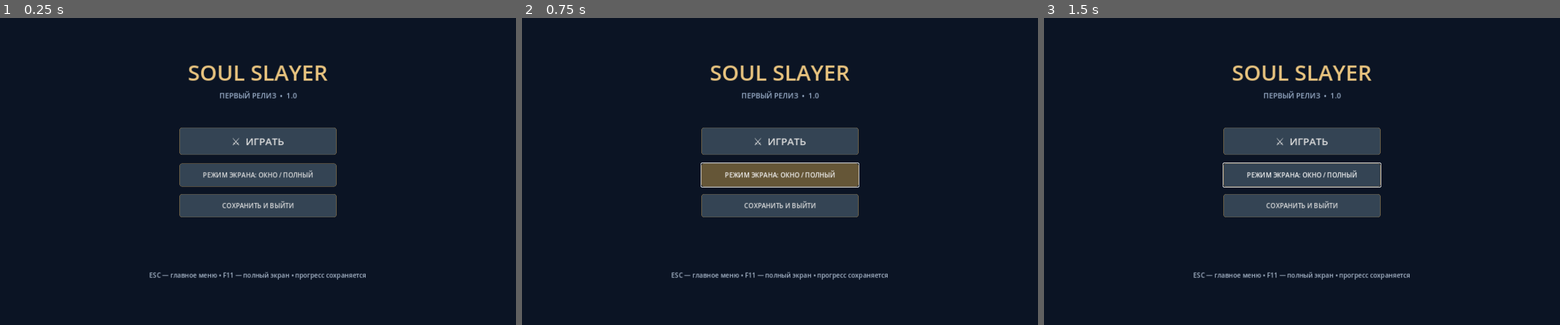
Above: before the commit, frames 1-3 (left to right).
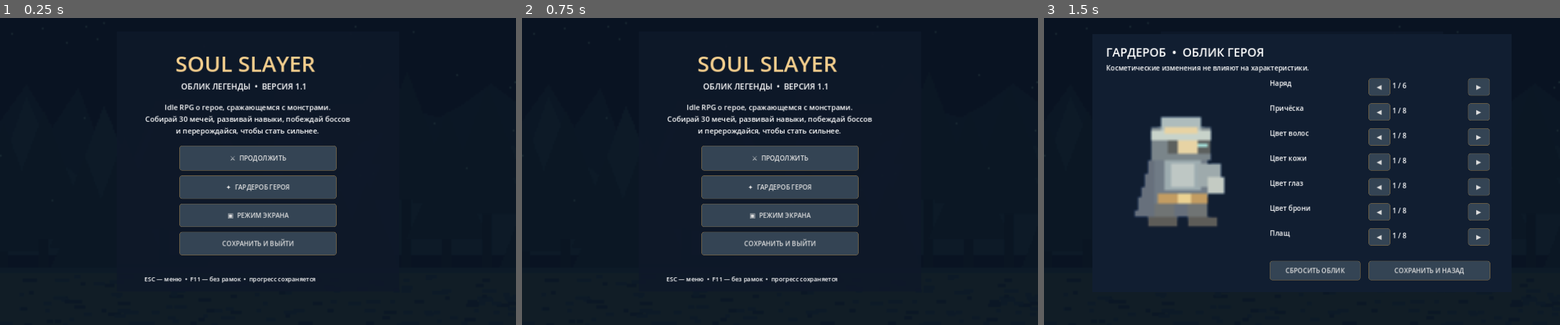
Above: after the commit, the same moments.

Repository: deathbyexe/SoulSlayer
Game: Godot game, scene res://main.tscn
The game is run twice, just before and just after one commit, with the same random seed, the same clock (stepped at 60 frames per second) and the same inputs.
Inputs (mouse positions are in pixels of both pictures, inside the frame that each line leads up to):
- Up to frame 1 (0.25 s): no input
- Up to frame 2 (0.75 s): click (780, 174) at 0.5 s, where only the run before the commit has a clickable "РЕЖИМ ЭКРАНА: ОКНО / ПОЛНЫЙ"
- Up to frame 3 (1.5 s): click (1302, 186) at 1.25 s, where only the run after the commit has a clickable "✦ ГАРДЕРОБ ГЕРОЯ"

The runs differ from the first frame. In frame 1, 12% of the frame differs, in the area x 28-71%, y 12-87%; in frame 2, 13%; in frame 3, 20%, in the area x 12-87%, y 9-86%.
Error before the commit: Invalid assignment of property or key 'volume_linear' with value of type 'float' on a base object of type 'AudioStreamPlayer'. (res://main.gd:244)
Error after the commit: Invalid assignment of property or key 'volume_linear' with value of type 'float' on a base object of type 'AudioStreamPlayer'. (res://main.gd:254)

Commit message:
Soul Slayer 1.1

Diff:
--- a/main.gd
+++ b/main.gd
@@ -40,6 +40,16 @@
 var main_menu_root: Control
 var game_started: bool = false
 var menu_status: Label
+var wardrobe_panel: Control
+var wardrobe_preview: Control
+var avatar_style: Array[int] = [0,0,0,0,0,0,0]
+var window_mode_setting: int = 0
+const STYLE_OPTIONS = [6,8,8,8,8,8,8]
+const STYLE_NAMES = ["Наряд","Причёска","Цвет волос","Цвет кожи","Цвет глаз","Цвет брони","Плащ"]
+const STYLE_COLORS = ["#e7d3a4","#cf8b57","#4e2f30","#f5e7cb","#a8e6ff","#7e8dba","#b49c5d","#d7a1e6"]
+var wardrobe_value_labels: Array[Label] = []
+var wardrobe_avatar: TextureRect
+var weapon_icons: Array[Texture2D] = []
 var offline_gold_last: int = 0
 var offline_xp_last: int = 0
 
@@ -301,12 +311,15 @@
 	texture_filter = CanvasItem.TEXTURE_FILTER_NEAREST
 	owned.resize(30)
 	load_game()
+	apply_window_mode()
+	for i in range(30):
+		weapon_icons.append(load("res://assets/weapons/sword_%02d.png" % i))
 	frontier = maxi(frontier,stage)
 	best_stage_ever = maxi(best_stage_ever,frontier)
 	calculate_offline_rewards()
 	refresh_calendar()
 	spawn_enemy()
-	var t := make_label("SOUL SLAYER  /  1.0", Vector2(24,12), 27)
+	var t := make_label("SOUL SLAYER  /  1.1", Vector2(24,12), 27)
 	t.modulate = Color("#edcb87")
 	stats = make_label("", Vector2(390,18), 20)
 	xp_bar = ProgressBar.new()
@@ -384,38 +397,137 @@
 	backdrop.set_anchors_and_offsets_preset(Control.PRESET_FULL_RECT)
 	backdrop.mouse_filter = Control.MOUSE_FILTER_STOP
 	main_menu_root.add_child(backdrop)
-	var title := Label.new()
-	title.text = "SOUL SLAYER"
-	title.position = Vector2(345,135)
-	title.size = Vector2(590,75)
-	title.horizontal_alignment = HORIZONTAL_ALIGNMENT_CENTER
-	title.add_theme_font_size_override("font_size",54)
-	title.add_theme_color_override("font_color",Color("#e9c47f"))
-	main_menu_root.add_child(title)
-	var subtitle := Label.new()
-	subtitle.text = "ПЕРВЫЙ РЕЛИЗ  •  1.0"
-	subtitle.position = Vector2(390,218)
-	subtitle.size = Vector2(500,35)
-	subtitle.horizontal_alignment = HORIZONTAL_ALIGNMENT_CENTER
-	subtitle.add_theme_font_size_override("font_size",18)
-	subtitle.add_theme_color_override("font_color",Color("#9eb2cd"))
-	main_menu_root.add_child(subtitle)
-	var play := make_button("⚔  ИГРАТЬ",Vector2(445,310),Vector2(390,68),main_menu_root)
-	play.add_theme_font_size_override("font_size",25)
+	var artwork := TextureRect.new()
+	artwork.texture = BG
+	artwork.position = Vector2(0,0)
+	artwork.size = Vector2(1280,800)
+	artwork.expand_mode = TextureRect.EXPAND_IGNORE_SIZE
+	artwork.stretch_mode = TextureRect.STRETCH_SCALE
+	artwork.modulate = Color(0.30,0.40,0.56,0.33)
+	main_menu_root.add_child(artwork)
+	var panel := ColorRect.new()
+	panel.color = Color(0.055,0.095,0.16,0.91)
+	panel.position = Vector2(290,72)
+	panel.size = Vector2(700,645)
+	main_menu_root.add_child(panel)
+	var title := make_label("SOUL SLAYER",Vector2(435,113),54,main_menu_root)
+	title.modulate = Color("#f3ce8d")
+	make_label("ОБЛИК ЛЕГЕНДЫ  •  ВЕРСИЯ 1.1",Vector2(449,194),20,main_menu_root)
+	var description := make_label("Idle RPG о герое, сражающемся с монстрами.\nСобирай 30 мечей, развивай навыки, побеждай боссов\nи перерождайся, чтобы стать сильнее.",Vector2(360,247),18,main_menu_root)
+	description.horizontal_alignment = HORIZONTAL_ALIGNMENT_CENTER
+	var play := make_button("⚔  ПРОДОЛЖИТЬ",Vector2(445,355),Vector2(390,62),main_menu_root)
 	play.pressed.connect(start_game)
-	var fullscreen := make_button("РЕЖИМ ЭКРАНА: ОКНО / ПОЛНЫЙ",Vector2(445,399),Vector2(390,58),main_menu_root)
-	fullscreen.pressed.connect(toggle_fullscreen)
-	var quit := make_button("СОХРАНИТЬ И ВЫЙТИ",Vector2(445,475),Vector2(390,58),main_menu_root)
+	var look := make_button("✦  ГАРДЕРОБ ГЕРОЯ",Vector2(445,429),Vector2(390,58),main_menu_root)
+	look.pressed.connect(open_wardrobe)
+	var fullscreen := make_button("▣  РЕЖИМ ЭКРАНА",Vector2(445,499),Vector2(390,58),main_menu_root)
+	fullscreen.pressed.connect(cycle_window_mode)
+	var quit := make_button("СОХРАНИТЬ И ВЫЙТИ",Vector2(445,569),Vector2(390,58),main_menu_root)
 	quit.pressed.connect(quit_from_menu)
-	menu_status = Label.new()
-	menu_status.text = "ESC — главное меню • F11 — полный экран • прогресс сохраняется"
-	menu_status.position = Vector2(300,665)
-	menu_status.size = Vector2(680,35)
-	menu_status.horizontal_alignment = HORIZONTAL_ALIGNMENT_CENTER
-	menu_status.add_theme_font_size_override("font_size",16)
-	menu_status.add_theme_color_override("font_color",Color("#a8b7ca"))
-	main_menu_root.add_child(menu_status)
+	menu_status = make_label("ESC — меню  •  F11 — без рамок  •  прогресс сохраняется",Vector2(358,675),15,main_menu_root)
+	wardrobe_panel = Control.new()
+	wardrobe_panel.position = Vector2(120,78)
+	wardrobe_panel.size = Vector2(1040,640)
+	main_menu_root.add_child(wardrobe_panel)
+	var wbg := ColorRect.new()
+	wbg.color = Color("#111e31")
+	wbg.size = Vector2(1040,640)
+	wardrobe_panel.add_child(wbg)
+	make_label("ГАРДЕРОБ  •  ОБЛИК ГЕРОЯ",Vector2(34,24),29,wardrobe_panel)
+	make_label("Косметические изменения не влияют на характеристики.",Vector2(34,72),17,wardrobe_panel)
+	wardrobe_avatar = TextureRect.new()
+	wardrobe_avatar.texture = HERO
+	wardrobe_avatar.position = Vector2(55,165)
+	wardrobe_avatar.size = Vector2(330,330)
+	wardrobe_avatar.expand_mode = TextureRect.EXPAND_IGNORE_SIZE
+	wardrobe_avatar.stretch_mode = TextureRect.STRETCH_KEEP_ASPECT_CENTERED
+	wardrobe_panel.add_child(wardrobe_avatar)
+	wardrobe_value_labels.clear()
+	for i in range(7):
+		var y := 110 + i*62
+		make_label(STYLE_NAMES[i],Vector2(440,y),17,wardrobe_panel)
+		var prev := make_button("◀",Vector2(685,y),Vector2(54,43),wardrobe_panel)
+		prev.pressed.connect(change_avatar.bind(i,-1))
+		var val := make_label("",Vector2(744,y+6),17,wardrobe_panel)
+		wardrobe_value_labels.append(val)
+		var nxt := make_button("▶",Vector2(932,y),Vector2(54,43),wardrobe_panel)
+		nxt.pressed.connect(change_avatar.bind(i,1))
+	var reset := make_button("СБРОСИТЬ ОБЛИК",Vector2(440,563),Vector2(225,48),wardrobe_panel)
+	reset.pressed.connect(reset_avatar)
+	var back := make_button("СОХРАНИТЬ И НАЗАД",Vector2(685,563),Vector2(302,48),wardrobe_panel)
+	back.pressed.connect(close_wardrobe)
+	wardrobe_panel.visible = false
+	refresh_avatar_preview()
 	get_tree().paused = true
+
+func open_wardrobe() -> void:
+	wardrobe_panel.visible = true
+	refresh_avatar_preview()
+
+func close_wardrobe() -> void:
+	save_game()
+	wardrobe_panel.visible = false
+
+func change_avatar(i: int, delta: int) -> void:
+	avatar_style[i] = posmod(avatar_style[i]+delta,STYLE_OPTIONS[i])
+	refresh_avatar_preview()
+
+func reset_avatar() -> void:
+	avatar_style = [0,0,0,0,0,0,0]
+	refresh_avatar_preview()
+
+func refresh_avatar_preview() -> void:
+	if wardrobe_avatar == null:
+		return
+	# Preview is an edited pixel-art portrait, generated from the original knight sprite.
+	var img := HERO.get_image()
+	img = recolor_knight(img)
+	wardrobe_avatar.texture = ImageTexture.create_from_image(img)
+	for i in range(wardrobe_value_labels.size()):
+		wardrobe_value_labels[i].text = "%d / %d" % [avatar_style[i]+1,STYLE_OPTIONS[i]]
+	queue_redraw()
+
+func recolor_knight(img: Image) -> Image:
+	# Palette replacement keeps the existing character silhouette and animations.
+	var armor := Color(STYLE_COLORS[avatar_style[5]])
+	var hair := Color(STYLE_COLORS[avatar_style[2]])
+	var cloth := Color(STYLE_COLORS[(avatar_style[0]+avatar_style[6])%8])
+	for y in range(img.get_height()):
+		for x in range(img.get_width()):
+			var c := img.get_pixel(x,y)
+			if c.a < 0.5:
+				continue
+			if c.b > c.r*1.17 and c.b > c.g*1.05:
+				img.set_pixel(x,y,c.lerp(armor,0.34))
+			elif c.r > c.b*1.30 and c.g > c.b*1.16:
+				img.set_pixel(x,y,c.lerp(cloth,0.26))
+	# Face palette accents are applied to the original 40x40 sprite.
+	var skin := Color(STYLE_COLORS[avatar_style[3]])
+	var eyes := Color(STYLE_COLORS[avatar_style[4]])
+	for yy in range(12,16):
+		for xx in range(19,25):
+			if img.get_pixel(xx,yy).a > 0.5:
+				img.set_pixel(xx,yy,skin)
+	img.set_pixel(24,14,eyes)
+	var width := img.get_width()
+	var height := img.get_height()
+	for yy in range(avatar_style[1]+2):
+		for xx in range(10+avatar_style[1]):
+			var px := width/2-5-avatar_style[1]/2+xx
+			var py := height/5+yy
+			if px >= 0 and py >= 0 and px < width and py < height:
+				img.set_pixel(px,py,hair)
+	return img
+
+func cycle_window_mode() -> void:
+	window_mode_setting = (window_mode_setting+1)%3
+	apply_window_mode()
+	save_game()
+
+func apply_window_mode() -> void:
+	match window_mode_setting:
+		0: DisplayServer.window_set_mode(DisplayServer.WINDOW_MODE_WINDOWED)
+		1: DisplayServer.window_set_mode(DisplayServer.WINDOW_MODE_FULLSCREEN)
+		2: DisplayServer.window_set_mode(DisplayServer.WINDOW_MODE_EXCLUSIVE_FULLSCREEN)
 
 func start_game() -> void:
 	game_started = true
@@ -426,6 +538,7 @@
 	save_game()
 	game_started = false
 	main_menu_layer.visible = true
+	wardrobe_panel.visible = false
 	get_tree().paused = true
 
 func quit_from_menu() -> void:
@@ -500,8 +613,10 @@
 		3: build_summon()
 		4: build_skills()
 		5:
-			var full := make_button("Полноэкранный режим / окно (F11)",Vector2.ZERO,Vector2(500,55),content)
-			full.pressed.connect(toggle_fullscreen)
+			var full := make_button("Режим экрана: окно / без рамок / полный",Vector2.ZERO,Vector2(500,55),content)
+			full.pressed.connect(cycle_window_mode)
+			var menu_btn := make_button("В ГЛАВНОЕ МЕНЮ",Vector2(0,405),Vector2(500,55),content)
+			menu_btn.pressed.connect(return_to_menu)
 			var reset := make_button("Сбросить прогресс",Vector2(530,0),Vector2(500,55),content)
 			reset.pressed.connect(confirm_reset)
 			var shake := make_button("Тряска: " + ("ВКЛ" if shake_enabled else "ВЫКЛ"),Vector2(0,75),Vector2(500,55),content)
@@ -554,18 +669,19 @@
 	return str(int(n))
 
 func toggle_fullscreen() -> void:
-	if DisplayServer.window_get_mode() == DisplayServer.WINDOW_MODE_FULLSCREEN:
-		DisplayServer.window_set_mode(DisplayServer.WINDOW_MODE_WINDOWED)
-	else:
-		DisplayServer.window_set_mode(DisplayServer.WINDOW_MODE_FULLSCREEN)
+	window_mode_setting = 0 if window_mode_setting != 0 else 1
+	apply_window_mode()
+	save_game()
 
 func _unhandled_key_input(event: InputEvent) -> void:
 	if event is InputEventKey and event.pressed and not event.echo:
 		if event.keycode == KEY_F11:
 			toggle_fullscreen()
+		elif event.keycode == KEY_ESCAPE and not game_started and wardrobe_panel != null and wardrobe_panel.visible:
+			close_wardrobe()
 		elif event.keycode == KEY_ESCAPE and game_started:
 			return_to_menu()
-		elif event.keycode >= KEY_F1 and event.keycode <= KEY_F5:
+		elif game_started and event.keycode >= KEY_F1 and event.keycode <= KEY_F5:
 			open_group(event.keycode - KEY_F1)
 
 func _input(event: InputEvent) -> void:
@@ -737,7 +853,10 @@
 	var bob := sin(clock * 4.0) * 3.0
 	draw_ellipse_shadow(Vector2(hx,475), 65.0)
 	draw_ellipse_shadow(Vector2(ex,475), 70.0)
-	draw_texture_rect(HERO, Rect2(hx-100,275+bob,200,200), false)
+	draw_texture_rect(HERO, Rect2(hx-100,275+bob,200,200), false, Color(STYLE_COLORS[avatar_style[5]]).lerp(Color.WHITE,0.72))
+	# Outfit and hair color accents on the battle sprite.
+	draw_rect(Rect2(hx-28,385+bob,55,9),Color(STYLE_COLORS[(avatar_style[0]+avatar_style[6])%8]))
+	draw_rect(Rect2(hx-15,314+bob,31,7),Color(STYLE_COLORS[avatar_style[2]]))
 	var size_px := 260.0 if kind() == 3 else 210.0
 	var tint := Color(1.0,0.82,0.82) if hit > 0.26 else Color.WHITE
 	draw_texture_rect(KEEPER if stage == 50 and dungeon < 0 else REGIONAL_TEXTURES[zone()][kind()], Rect2(ex-size_px/2,475-size_px+bob,size_px,size_px), false,tint)
@@ -844,7 +963,7 @@
 
 func save_game() -> void:
 	# Write to a temporary file, validate it, then replace the main save.
-	var payload := JSON.stringify({"frontier":frontier,"dungeon …(1062 unchanged characters)… volume,"effects_volume":effects_volume,"last_saved_unix":int(Time.get_unix_time_from_system())})
+	var payload := JSON.stringify({"frontier":frontier,"dungeon …(1062 unchanged characters)… volume,"effects_volume":effects_volume,"avatar_style":avatar_style,"window_mode_setting":window_mode_setting,"last_saved_unix":int(Time.get_unix_time_from_system())})
 	var tmp := FileAccess.open(TEMP_PATH,FileAccess.WRITE)
 	if tmp == null:
 		return
@@ -871,6 +990,11 @@
 	if not data is Dictionary and FileAccess.file_exists(BACKUP_PATH):
 		data = JSON.parse_string(FileAccess.get_file_as_string(BACKUP_PATH))
 	if data is Dictionary:
+		var appearance = data.get("avatar_style",[])
+		if appearance is Array and appearance.size() == 7:
+			for j in range(7):
+				avatar_style[j] = clampi(int(appearance[j]),0,STYLE_OPTIONS[j]-1)
+		window_mode_setting = clampi(int(data.get("window_mode_setting",0)),0,2)
 		gold = maxi(0,int(data.get("gold",0)))
 		stage = maxi(1,int(data.get("stage",data.get("level",1))))
 		frontier = maxi(stage,int(data.get("frontier",stage)))
@@ -959,7 +1083,10 @@
 	inventory_list = ItemList.new()
 	inventory_list.position = Vector2.ZERO
 	inventory_list.size = Vector2(510,470)
-	inventory_list.max_columns = 2
+	inventory_list.max_columns = 3
+	inventory_list.fixed_icon_size = Vector2i(58,58)
+	inventory_list.icon_mode = ItemList.ICON_MODE_TOP
+	inventory_list.fixed_column_width = 155
 	inventory_list.add_theme_font_size_override("font_size",16)
 	content.add_child(inventory_list)
 	inventory_list.item_selected.connect(select_weapon)
@@ -1009,7 +1136,7 @@
 		if rarity_filter >= 0 and floori(i/5.0) != rarity_filter:
 			continue
 		weapon_ids.append(i)
-		inventory_list.add_item("%s  ×%d%s" % [WEAPONS[i],owned[i],"  [E]" if equipped == i else ""])
+		inventory_list.add_item("%s\n×%d%s" % [WEAPONS[i],owned[i],"  [E]" if equipped == i else ""],weapon_icons[i])
 		inventory_list.set_item_custom_fg_color(weapon_ids.size()-1,weapon_color(i) if owned[i]>0 else Color("#68788a"))
 	if selected not in weapon_ids:
 		selected = weapon_ids[0]
@@ -1022,7 +1149,7 @@
 	refresh_detail()
 
 func refresh_detail() -> void:
-	detail.text = "%s • %s\nУрон ×%.2f  |  В наличии: %d\nНадето: %s" % [WEAPONS[selected],RARITY[floori(selected / 5.0)],POWER[selected],owned[selected],WEAPONS[equipped] if equipped>=0 else "Начальный меч"]
+	detail.text = "%s\nРедкость: %s\nМножитель урона: ×%.2f\nКопий: %d\nСтатус: %s" % [WEAPONS[selected],RARITY[floori(selected / 5.0)],POWER[selected],owned[selected],"Экипирован" if equipped == selected else "Не экипирован"]
 	detail.modulate = weapon_color(selected)
 	equip_button.disabled = owned[selected] == 0 or equipped == selected
 	merge_button.disabled = selected == 29 or owned[selected] < 5
--- a/project.godot
+++ b/project.godot
@@ -6,5 +6,8 @@
 window/size/viewport_width=1280
 window/size/viewport_height=800
 window/stretch/mode="canvas_items"
+window/stretch/aspect="keep"
+window/size/window_width_override=1280
+window/size/window_height_override=800
 [rendering]
 renderer/rendering_method="gl_compatibility"
Not shown, added: RELEASE_1_1.txt
Binary file added: assets/weapons/sword_00.png
Binary file added: assets/weapons/sword_01.png
Binary file added: assets/weapons/sword_02.png
Binary file added: assets/weapons/sword_03.png
Binary file added: assets/weapons/sword_04.png
Binary file added: assets/weapons/sword_05.png
Binary file added: assets/weapons/sword_06.png
Binary file added: assets/weapons/sword_07.png
Binary file added: assets/weapons/sword_08.png
Binary file added: assets/weapons/sword_09.png
Binary file added: assets/weapons/sword_10.png
(and 19 more such lines)
